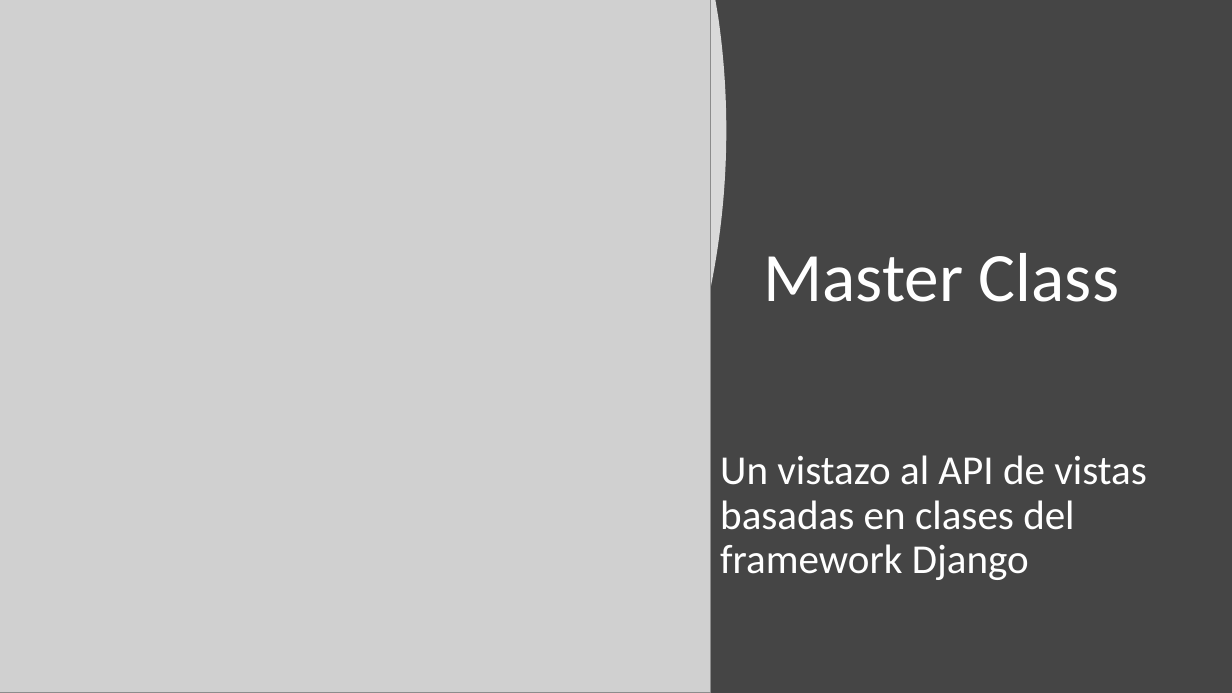
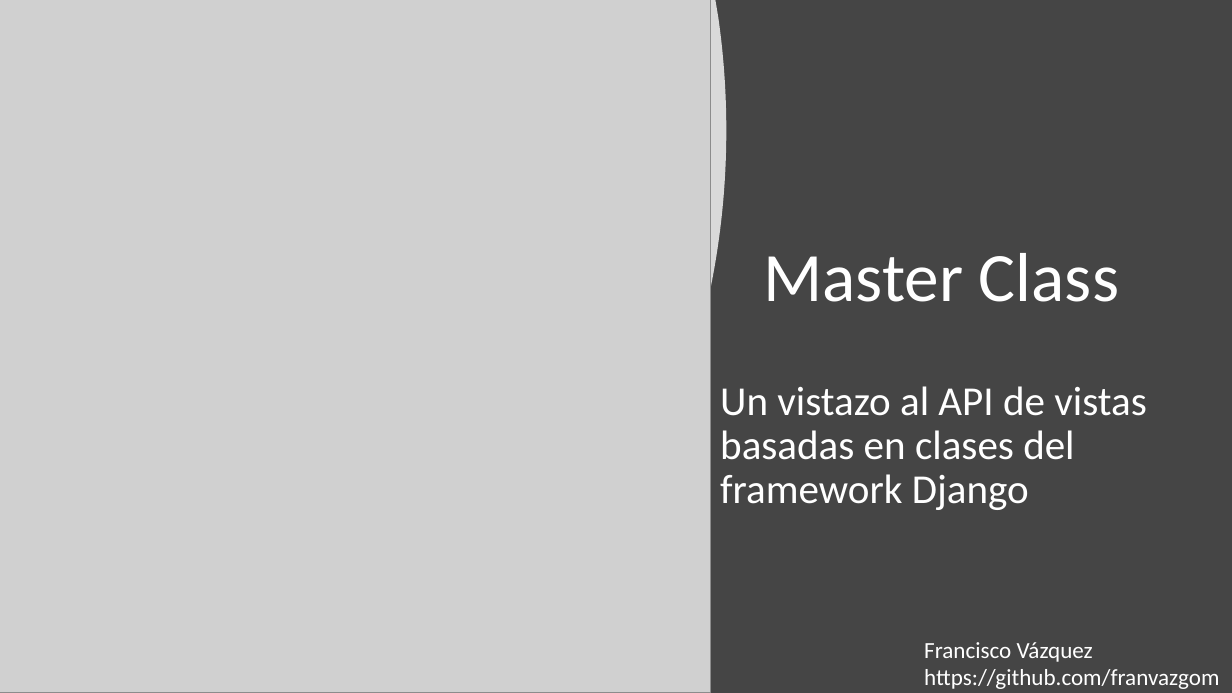
Before and after one commit to franvazgom/masterClassCBV, a slide deck: slide 1 of docs/MasterClass2023.pptx. Drawn at 1232x693 pixels with LibreOffice and Linux fonts; fonts in the diff are those of the drawing; grey boxes stand for pictures. Boxes give left, top, right and bottom in pixels: in the first picture for what was removed or moved away, otherwise in the second. Text is boxed around its words. In the diff, an @@ line names an element or a change of style, - is before the commit and + after.

```diff
--- a/docs/MasterClass2023.pptx
+++ b/docs/MasterClass2023.pptx
@@ subtitle "Un vistazo al API de ...": place and size @@
-subtitle "Un vistazo al API de ..." at (720,455,1147,580)
+subtitle "Un vistazo al API de ..." at (720,386,1147,510)
@@ text added at (924,642,1219,689), 18 pt, text #FFFFFF @@
+Francisco Vázquez
+https://github.com/franvazgom
```
Also in this commit, not shown: 2 other slides changed, 5 slides added, 1 slide removed, 13 other files.
